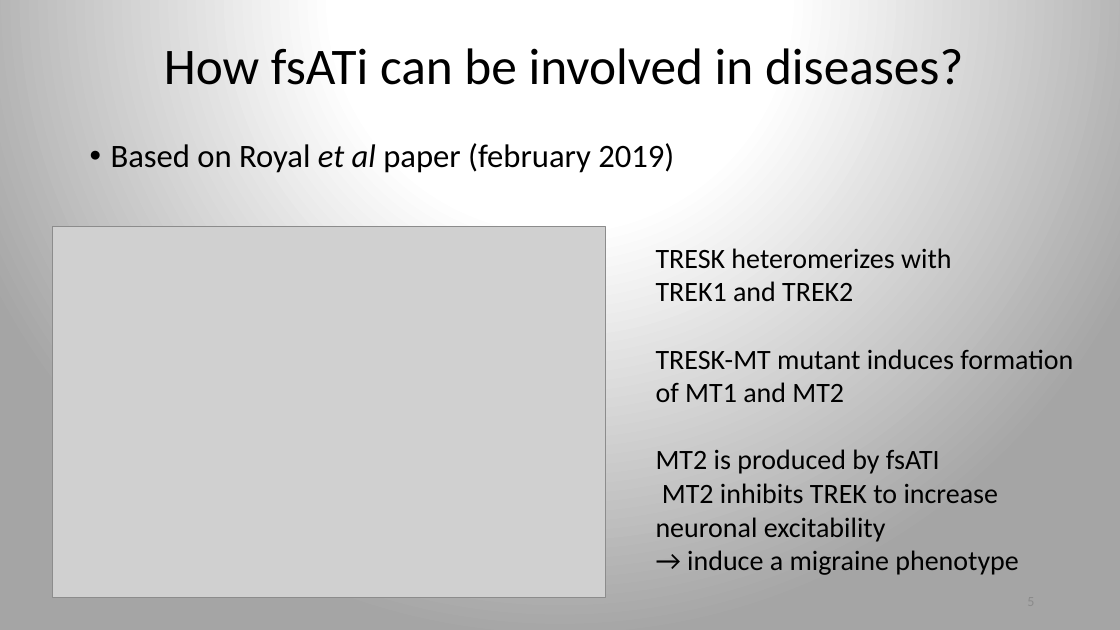
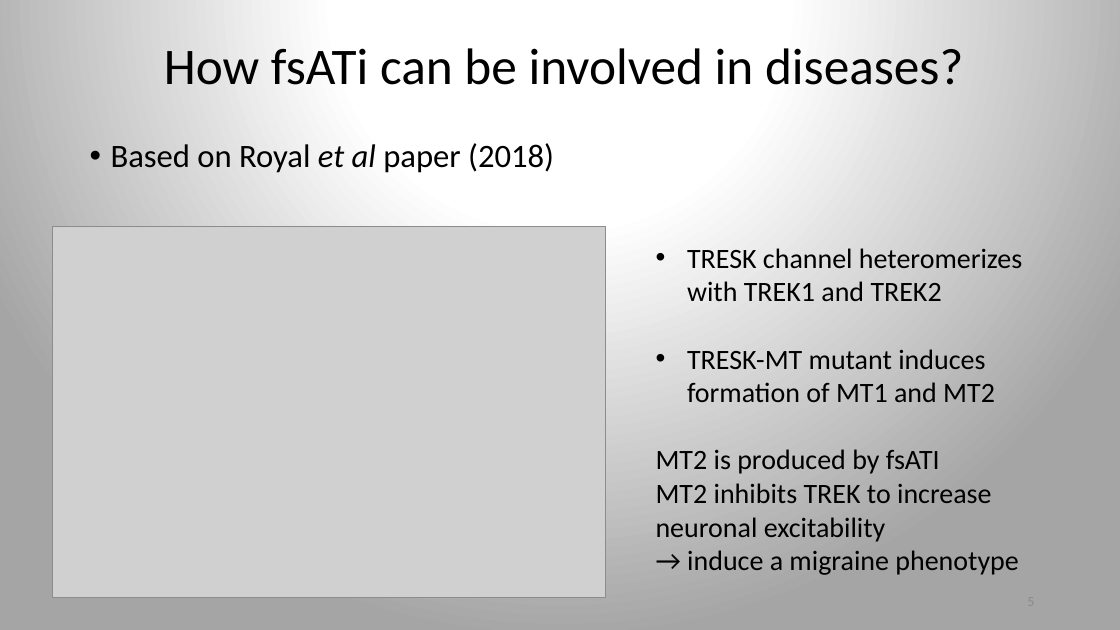
Before and after one commit to ArnaudDroitLab/ProjetLong_201911, a slide deck: slide 5 of Presentation_PL_JGorse.pptx. Drawn at 1120x630 pixels with LibreOffice and Linux fonts; fonts in the diff are those of the drawing; grey boxes stand for pictures. Boxes give left, top, right and bottom in pixels: in the first picture for what was removed or moved away, otherwise in the second. Text is boxed around its words. In the diff, an @@ line names an element or a change of style, - is before the commit and + after.

```diff
--- a/Presentation_PL_JGorse.pptx
+++ b/Presentation_PL_JGorse.pptx
@@ text at [111,143,554,173]: text changed @@
-• Based on Royal et al paper (february 2019)
+• Based on Royal et al paper (2018)
@@ text at [687,248,1022,301]: text changed @@
-TRESK heteromerizes with
-TREK1 and TREK2
+• TRESK channel heteromerizes with TREK1 and TREK2
@@ text at [687,349,995,402]: bullet none to • @@
```
Also in this commit, not shown: 7 other slides changed, 4 slides added, 3 slides removed.
